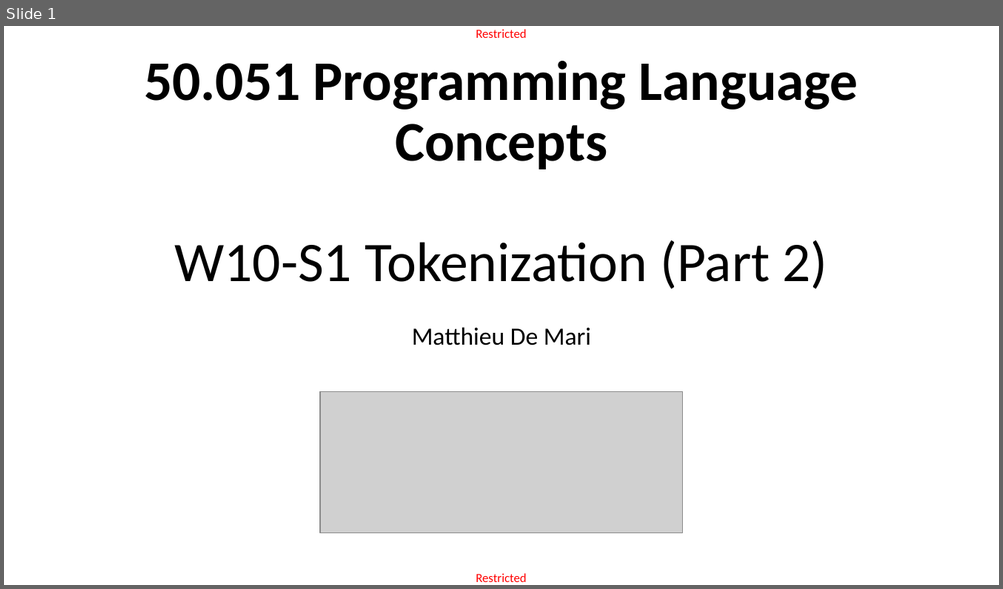
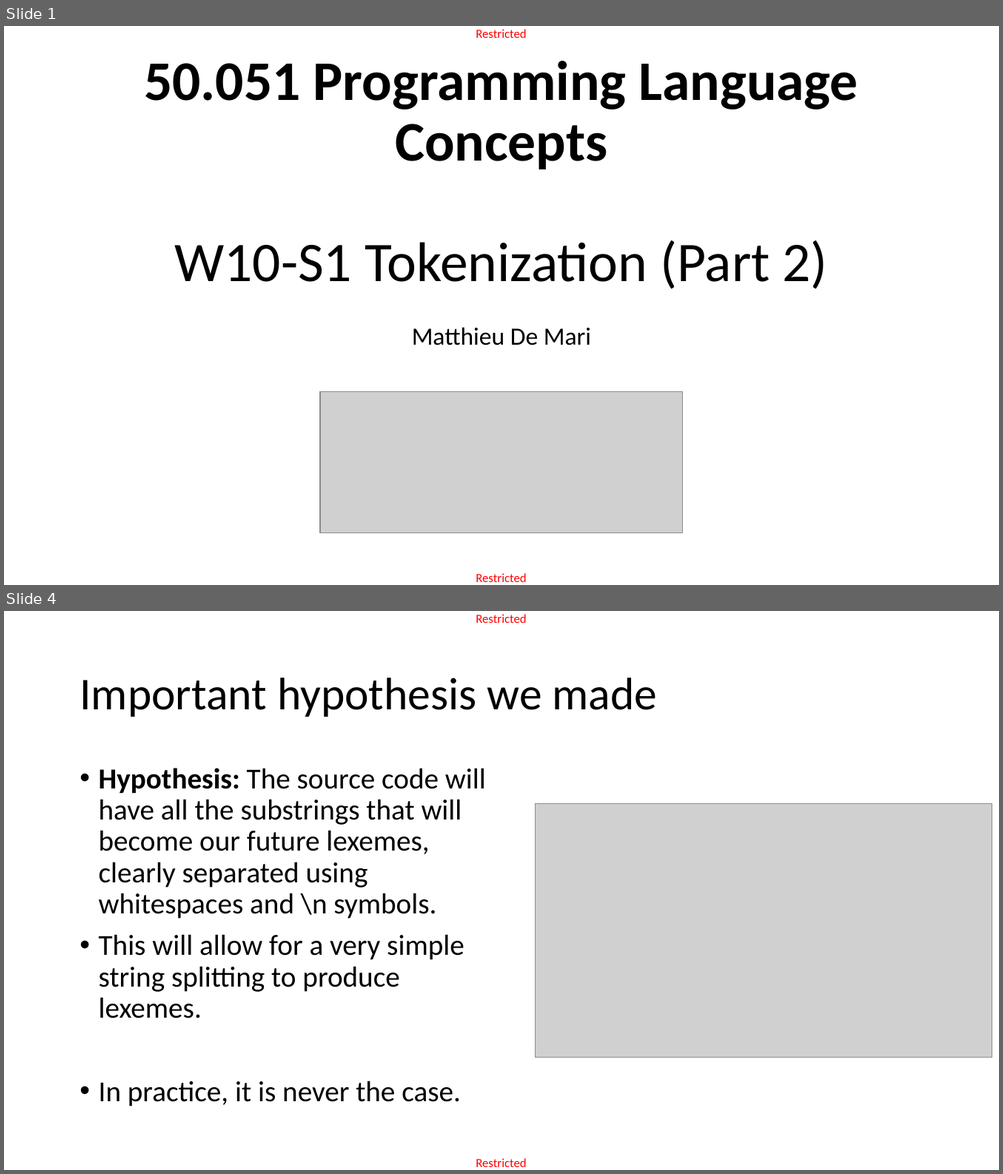
Before and after one commit to matthieudemari/SUTD_PLC_50_051, a slide deck: W10/W10S1/W10S1.pptx. Shown one above the other, each under a label of ours: slide 1 before the commit, slides 1 and 4 after it; the slides between them are not shown. The pictures are 1003x589 and 1003x1174 pixels, drawn with LibreOffice and Linux fonts; fonts in the diff are those of the drawing; grey boxes stand for pictures. Boxes give left, top, right and bottom in pixels: in the first picture for what was removed or moved away, otherwise in the second. Text is boxed around its words. In the diff, an @@ line names an element or a change of style, - is before the commit and + after.

```diff
--- a/W10/W10S1/W10S1.pptx
+++ b/W10/W10S1/W10S1.pptx
@@ slide 4 added at bbox=[4, 611, 999, 1170], background #FFFFFF; not listed: 2 template elements that a slide beside it also shows @@
@@ title added at bbox=[79, 678, 657, 717], 44 pt, text #000000 @@
+Important hypothesis we made
@@ text added at bbox=[99, 768, 486, 1107], 28 pt, text #000000 @@
+• Hypothesis: The source code will have all the substrings that will become our future lexemes, clearly separated using whitespaces and \n symbols.
+• This will allow for a very simple string splitting to produce lexemes.
+• In practice, it is never the case.
@@ picture added at bbox=[535, 804, 992, 1058] @@
```
Also in this commit, not shown: 2 slides changed, 20 other slides added, 1 slide removed, 2 other files.
